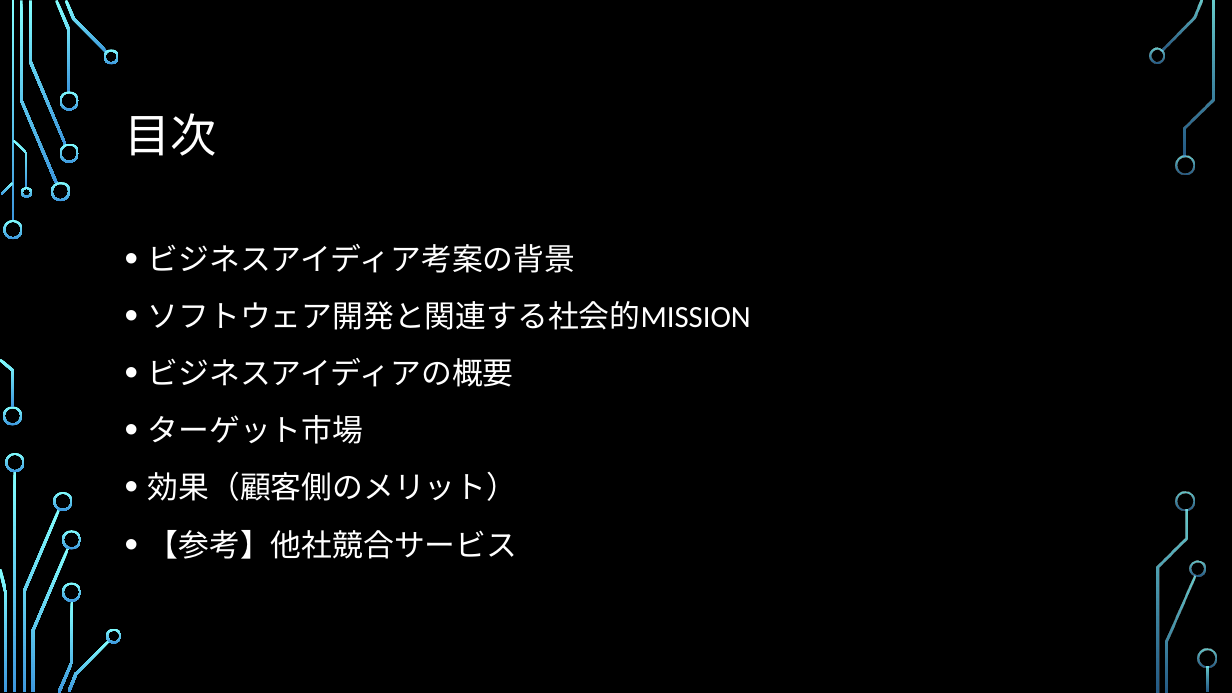
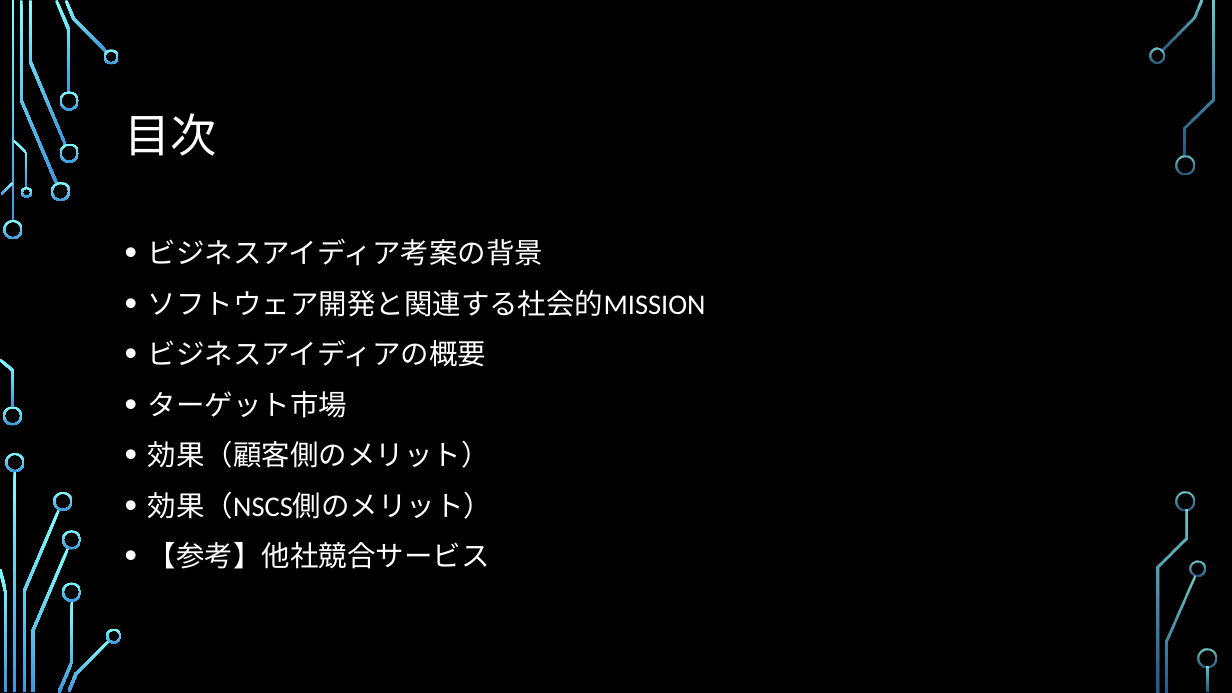
Before and after one commit to SITH-YN/PythonTool, a slide deck: slide 2 of Temp/39期ビジネスアイディア.pptx. Drawn at 1232x693 pixels with LibreOffice and Linux fonts; fonts in the diff are those of the drawing; background and template pictures are left out. Boxes give left, top, right and bottom in pixels: in the first picture for what was removed or moved away, otherwise in the second. Text is boxed around its words. In the diff, an @@ line names an element or a change of style, - is before the commit and + after.

```diff
--- a/Temp/39期ビジネスアイディア.pptx
+++ b/Temp/39期ビジネスアイディア.pptx
@@ text at (x1=148, y1=239, x2=706, y2=569): size 24 to 22.2 pt in "ビジネスアイディア考案の背景", "ソフトウェア開発と関連する社会的MISSION", "ビジネスアイディアの概要", "ターゲット市場" and 2 more places; line spacing 1.2 to 1.1 @@
@@ text at (x1=148, y1=491, x2=493, y2=519): paragraph added @@
+• 効果（NSCS側のメリット）
```
Also in this commit, not shown: 4 other slides changed, 13 slides added.
